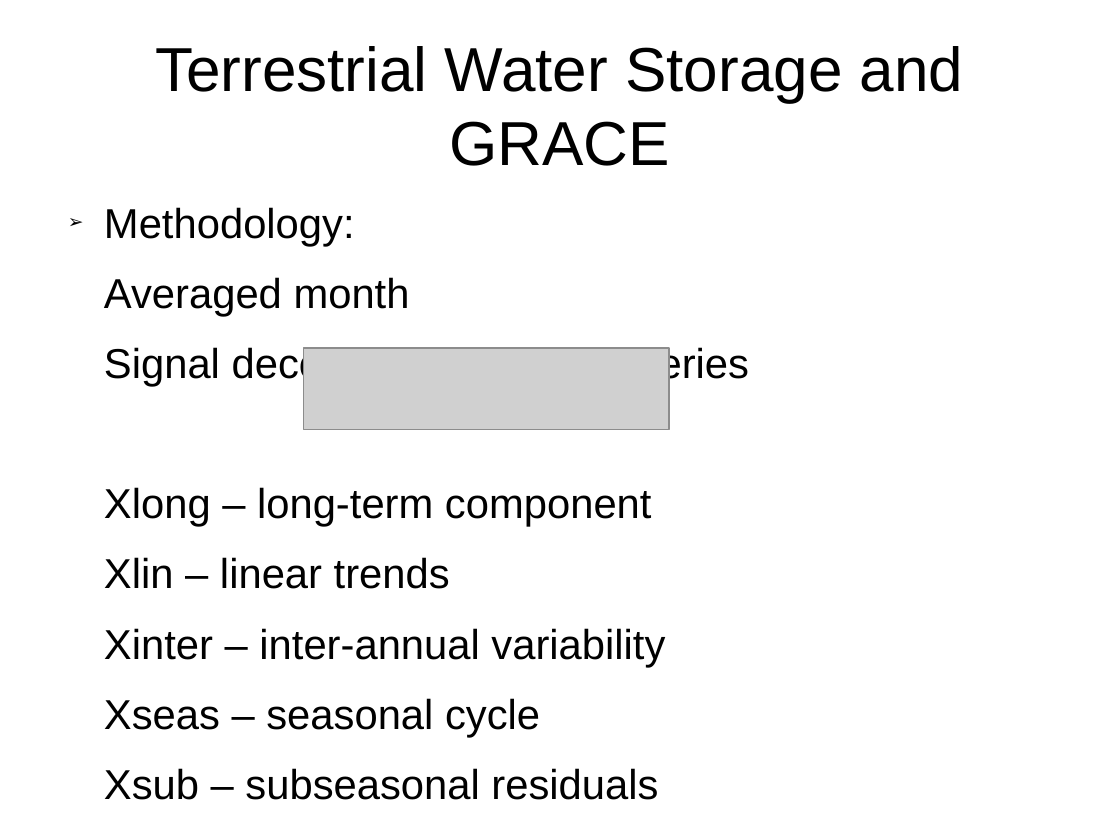
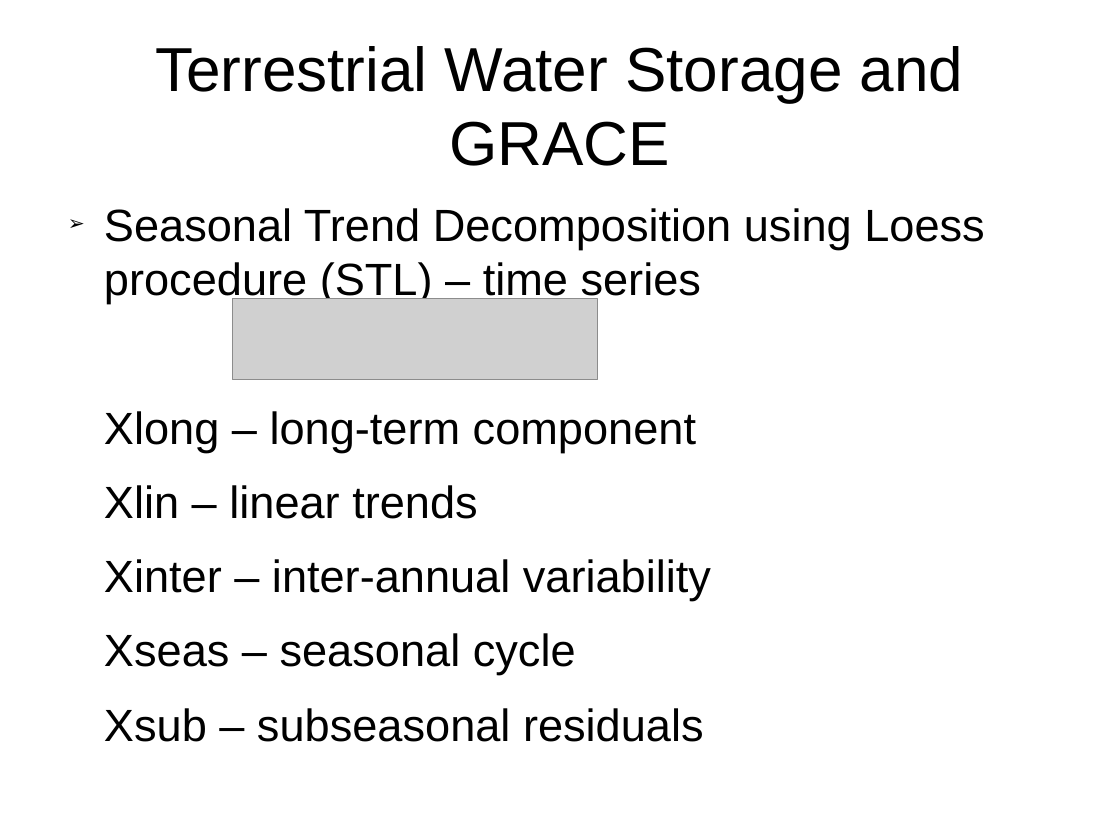
Before and after one commit to fvgatts/apresenta-o, a slide deck: slide 6 of presentation-TWSandGRACE.odp. Drawn at 1120x840 pixels with LibreOffice and Linux fonts; fonts in the diff are those of the drawing; grey boxes stand for pictures. Boxes give left, top, right and bottom in pixels: in the first picture for what was removed or moved away, otherwise in the second. Text is boxed around its words. In the diff, an @@ line names an element or a change of style, - is before the commit and + after.

Commit message:
s2 to s11 - (figures to edit)

```diff
--- a/presentation-TWSandGRACE.odp
+++ b/presentation-TWSandGRACE.odp
@@ text at (x1=104, y1=208, x2=984, y2=304): text changed; size 29.6 to 32 pt @@
-➢ Methodology:
-Averaged month
-Signal decomposition – time series
+➢ Seasonal Trend Decomposition using Loess procedure (STL) – time series
@@ picture moved from (x1=304, y1=349, x2=669, y2=430) to (x1=233, y1=298, x2=598, y2=379) @@
@@ text at (x1=104, y1=411, x2=711, y2=742): size 29.6 to 32 pt in "Xlong – long-term component", "Xlin – linear trends", "Xinter – inter-annual variability", "Xseas – seasonal cycle" and 1 more places @@
```
Also in this commit, not shown: 4 other slides changed, 3 slides added, 1 slide removed.
